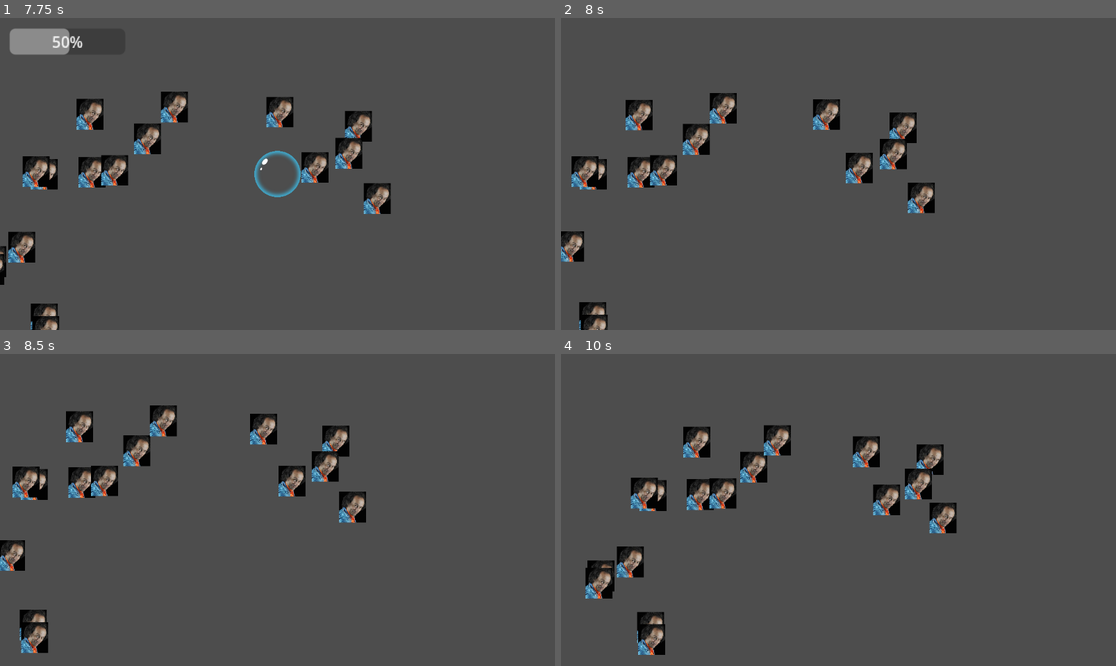
Above: before the commit, frames 1-4 (two rows, left to right).
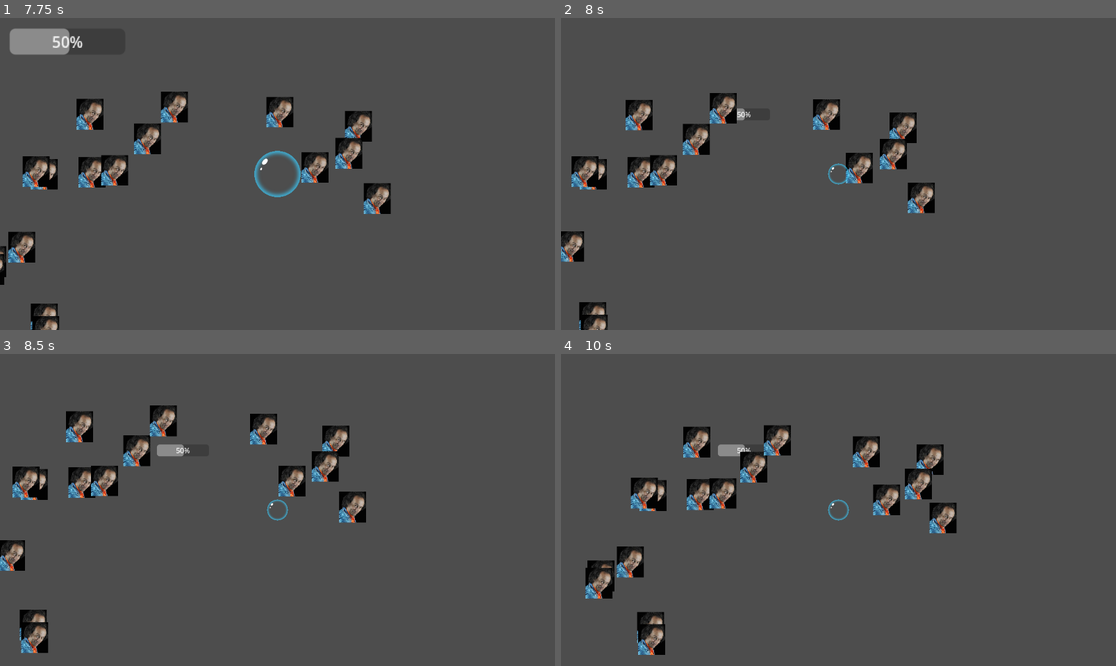
Above: after the commit, the same moments.

Repository: Zodayan/BubbleSurvivor
Game: Godot game, scene res://scenes/game.tscn
Two runs of this game, one before a commit and one after it. Both use one fixed random seed, a clock stepped at 60 frames per second and the inputs below.
Inputs (mouse positions are in pixels of both pictures, inside the frame that each line leads up to):
- Up to frame 1 (7.75 s): move the mouse to (249, 236) at 0.52 s; hold Up (up) 0.53-2.03 s; click (249, 236) at 0.6 s; move the mouse to (444, 220) at 1.27 s; click (444, 220) at 1.35 s; move the mouse to (111, 127) at 2.02 s; hold Q (left) 2.03-3.53 s; click (111, 127) at 2.1 s; move the mouse to (305, 174) at 2.77 s; click (305, 174) at 2.85 s; move the mouse to (194, 96) at 3.52 s; hold Down (down) 3.53-4.28 s; click (194, 96) at 3.6 s; move the mouse to (399, 158) at 4.27 s; hold Right (right) 4.28-5.03 s; click (399, 158) at 4.35 s; move the mouse to (166, 189) at 5.02 s; hold Up (up) 5.03-5.78 s; click (166, 189) at 5.1 s; move the mouse to (333, 105) at 5.77 s; hold Right (right) from 5.78 s (still down); click (333, 105) at 5.85 s; move the mouse to (249, 236) at 6.52 s; click (249, 236) at 6.6 s; move the mouse to (444, 220) at 7.27 s; click (444, 220) at 7.35 s
- Up to frame 2 (8 s): keep holding Right (right)
- Up to frame 3 (8.5 s): move the mouse to (111, 463) at 8.02 s; release Right (right) at 8.03 s; hold Down (down) from 8.03 s (still down); click (111, 463) at 8.1 s
- Up to frame 4 (10 s): move the mouse to (866, 510) at 8.77 s; release Down (down) at 8.78 s; hold Q (left) 8.78-9.53 s; click (866, 510) at 8.85 s; move the mouse to (755, 432) at 9.52 s; hold Up (up) from 9.53 s (still down); click (755, 432) at 9.6 s

Frame 1 is identical in both runs. In frame 2, 0.1% of the frame differs, in the area x 31-52%, y 28-54%; in frame 3, 0.3%, in the area x 28-52%, y 28-54%; in frame 4, 0.3%.
Error before the commit: Invalid assignment of property or key 'scale' with value of type 'float' on a base object of type 'CharacterBody2D (BubblePlayer)'. (res://scripts/player/bubbl…

Commit message:
fix scale

Diff:
--- /dev/null
+++ b/bubblesurvior/scenes/enemy.tscn
@@ -0,0 +1,18 @@
+[gd_scene load_steps=4 format=3 uid="uid://d1iuxu6tvi8v5"]
+
+[ext_resource type="Script" path="res://scripts/enemies/enemy.gd" id="1_w2k2d"]
+[ext_resource type="Texture2D" uid="uid://d2c5ay8c22fka" path="res://assets/sprite/Greyscale/16x16/bubble_1.png" id="2_mejkw"]
+
+[sub_resource type="CircleShape2D" id="CircleShape2D_6lcs6"]
+radius = 7.0
+
+[node name="Enemy" type="Area2D"]
+script = ExtResource("1_w2k2d")
+
+[node name="Sprite2D" type="Sprite2D" parent="."]
+texture = ExtResource("2_mejkw")
+
+[node name="CollisionShape2D" type="CollisionShape2D" parent="."]
+shape = SubResource("CircleShape2D_6lcs6")
+
+[connection signal="body_entered" from="." to="." method="_on_body_entered"]
--- a/bubblesurvior/scripts/player/bubble_player.gd
+++ b/bubblesurvior/scripts/player/bubble_player.gd
@@ -66,7 +66,7 @@
 
 func scaleBubble():
 
-	self.scale = CustomSceneTree.getInstance()._playerManager.hp/CustomSceneTree.getInstance()._playerManager.maxHp
+	self.scale = Vector2(1,1)*CustomSceneTree.getInstance()._playerManager.hp/CustomSceneTree.getInstance()._playerManager.maxHp
 
 func death():
 
Not shown, added: bubblesurvior/assets/sprite/Coloured/32x32/bubble_32px_4x1_left.png.import
Not shown, added: bubblesurvior/assets/sprite/Coloured/32x32/bubble_32px_4x1_right.png.import
